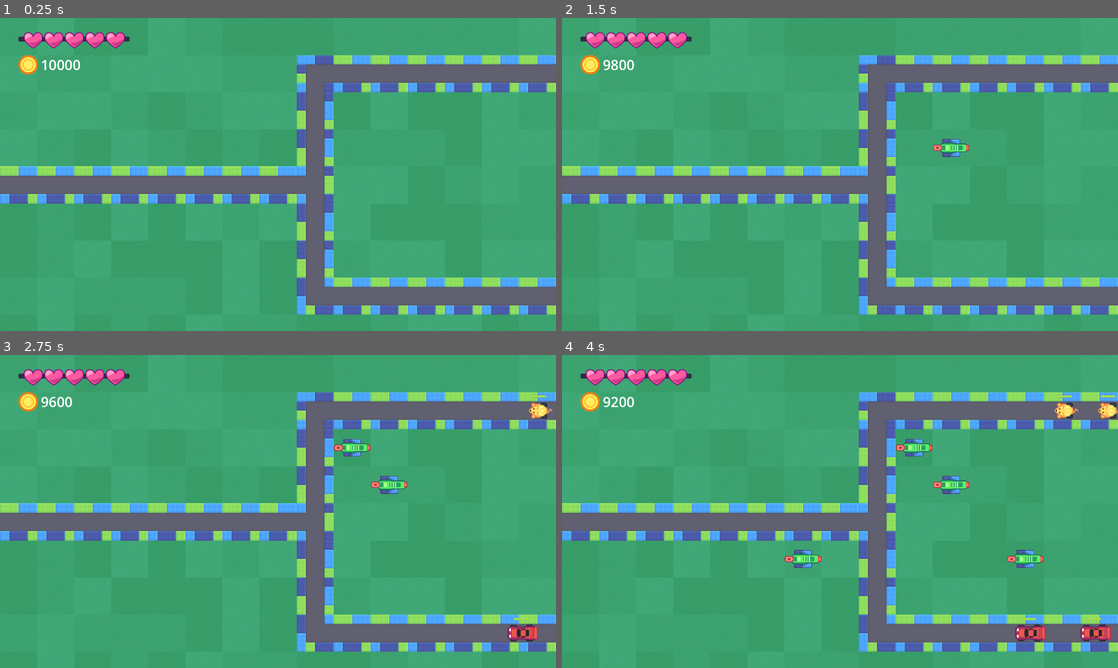
Above: before the commit, frames 1-4 (two rows, left to right).
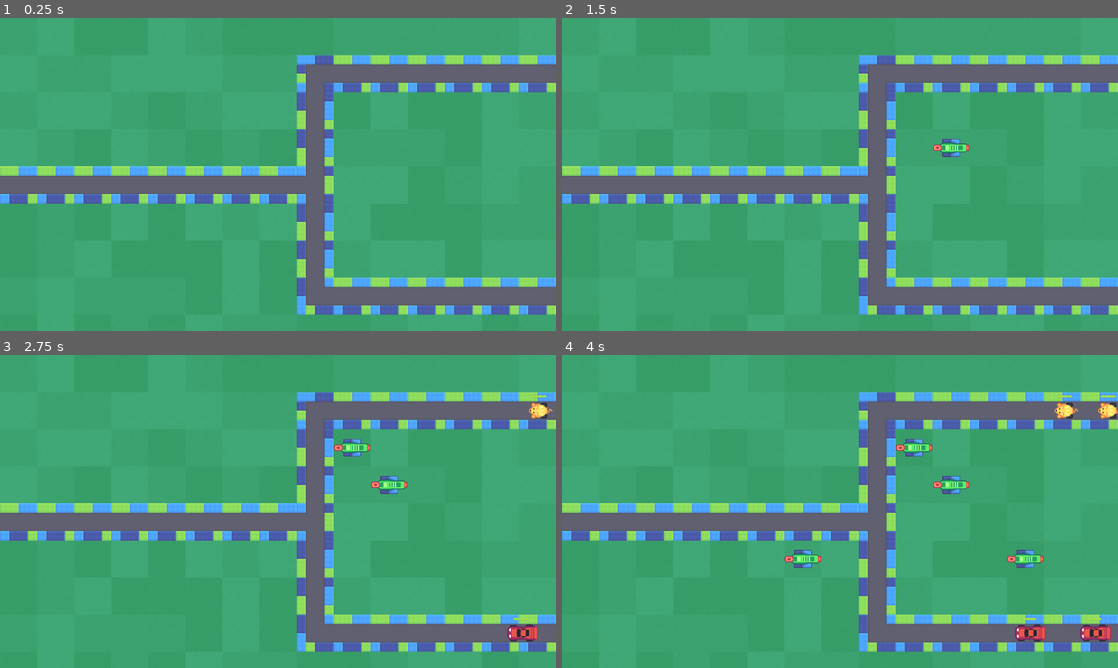
Above: after the commit, the same moments.

Repository: iguessfive/practice-2d-gamedev-with-godot-4
Game: Godot game, scene res://tower_defense.tscn
The game is run twice, just before and just after one commit, with the same random seed, the same clock (stepped at 60 frames per second) and the same inputs.
Inputs (mouse positions are in pixels of both pictures, inside the frame that each line leads up to):
- Up to frame 1 (0.25 s): no input
- Up to frame 2 (1.5 s): tap Enter at 0.5 s; move the mouse to (962, 158) at 0.52 s; press the mouse at (962, 158) at 0.53 s; tap Space at 0.77, 1.25 s; move the mouse to (728, 190) at 1.27 s; release the mouse at (728, 190) at 1.28 s; tap Z at 1.35 s; click (728, 190) at 1.42 s
- Up to frame 3 (2.75 s): tap Space at 1.52 s; move the mouse to (333, 442) at 2.02 s; press the mouse at (333, 442) at 2.03 s
- Up to frame 4 (4 s): move the mouse to (812, 574) at 2.77 s; release the mouse at (812, 574) at 2.78 s; tap Z at 2.85 s; click (812, 574) at 2.92 s; tap Space at 3.02, 3.77 s; move the mouse to (1006, 558) at 3.52 s; press the mouse at (1006, 558) at 3.53 s

The runs differ from the first frame. In frame 1, 1.0% of the frame differs, in the area x 3-24%, y 4-18%; in frame 2, 1.0%; in frame 3, 1.0%; in frame 4, 1.0%.

Commit message:
Added module 13 workbook

Diff:
--- a/M12.tower_defense_upgrades_workbook/autoload/player_ui.tscn
+++ b/M12.tower_defense_upgrades_workbook/autoload/player_ui.tscn
@@ -9,6 +9,7 @@
 font_size = 48
 
 [node name="PlayerUI" type="Control"]
+visible = false
 z_index = 100
 layout_mode = 3
 anchors_preset = 15
--- /dev/null
+++ b/M12.tower_defense_upgrades_workbook/ui/cross_large.svg
@@ -0,0 +1,7 @@
+<svg width="32" height="32" xmlns="http://www.w3.org/2000/svg" xmlns:xlink="http://www.w3.org/1999/xlink">
+  <defs/>
+  <g>
+    <path stroke="none" fill="#000000" d="M8.7 2.85 L16 10.15 23.3 2.85 Q24 2 25.45 2 26.65 1.9 27.6 2.85 L29.05 4.35 28.9 4.25 Q29.95 5.15 29.95 6.5 L29.95 6.75 Q29.8 7.9 29.05 8.6 L21.75 15.95 29.2 23.4 Q29.95 24.05 30 25.3 30.15 26.6 29.3 27.6 L29.15 27.75 27.65 29.2 Q26.7 30.15 25.3 30 24.05 29.95 23.4 29.2 L23.4 29.15 16 21.75 8.6 29.2 Q7.85 29.95 6.7 30 5.15 30.15 4.3 29.2 L2.85 27.75 2.75 27.6 Q1.85 26.6 2 25.3 2.05 24.05 2.85 23.4 L10.25 15.95 2.95 8.6 2.95 8.65 Q2.2 7.95 2.05 6.75 L2.05 6.5 Q2.05 5.2 2.9 4.35 L4.35 2.85 4.5 2.75 Q5.45 1.9 6.55 2 7.95 2 8.7 2.85 M24.8 27.75 L25.5 28 26.25 27.75 27.75 26.3 28 25.5 27.75 24.8 18.9 15.95 27.6 7.2 27.95 6.5 Q27.95 6.05 27.6 5.75 L26.15 4.25 Q25.85 3.95 25.45 4 24.95 4 24.7 4.25 L16 13 7.25 4.25 Q7 4 6.55 4 6.15 3.95 5.8 4.25 L4.35 5.75 Q4.05 6.05 4.05 6.5 L4.35 7.2 13.05 15.95 4.25 24.8 Q4 25.05 4 25.5 3.95 25.95 4.25 26.3 L5.7 27.75 Q6 28.05 6.5 28 L7.15 27.75 16 18.9 24.8 27.75"/>
+    <path stroke="none" fill="#FFFFFF" d="M24.8 27.75 L16 18.9 7.15 27.75 6.5 28 Q6 28.05 5.7 27.75 L4.25 26.3 Q3.95 25.95 4 25.5 4 25.05 4.25 24.8 L13.05 15.95 4.35 7.2 4.05 6.5 Q4.05 6.05 4.35 5.75 L5.8 4.25 Q6.15 3.95 6.55 4 7 4 7.25 4.25 L16 13 24.7 4.25 Q24.95 4 25.45 4 25.85 3.95 26.15 4.25 L27.6 5.75 Q27.95 6.05 27.95 6.5 L27.6 7.2 18.9 15.95 27.75 24.8 28 25.5 27.75 26.3 26.25 27.75 25.5 28 24.8 27.75"/>
+  </g>
+</svg>
--- /dev/null
+++ b/M12.tower_defense_upgrades_workbook/ui/turret_stats_ui.tscn
@@ -0,0 +1,92 @@
+[gd_scene load_steps=5 format=3 uid="uid://bg8hwpl82sqni"]
+
+[ext_resource type="Texture2D" uid="uid://cob6sxpo01uqa" path="res://ui/cross_large.svg" id="1_aqee1"]
+[ext_resource type="Texture2D" uid="uid://cv328i4tw2cc1" path="res://turrets/weapons/simple_cannon.png" id="1_pm86u"]
+[ext_resource type="Texture2D" uid="uid://28rkffksa53r" path="res://turrets/turret_base.png" id="2_u0ehe"]
+
+[sub_resource type="StyleBoxFlat" id="StyleBoxFlat_u0ehe"]
+content_margin_left = 10.0
+content_margin_top = 5.0
+content_margin_bottom = 10.0
+bg_color = Color(0.180392, 0.180392, 0.180392, 1)
+
+[node name="TurretStatsUI" type="Control"]
+layout_mode = 3
+anchors_preset = 0
+mouse_filter = 2
+
+[node name="VBoxContainer" type="VBoxContainer" parent="."]
+layout_mode = 1
+offset_right = 211.0
+offset_bottom = 279.0
+
+[node name="PanelContainer2" type="PanelContainer" parent="VBoxContainer"]
+custom_minimum_size = Vector2(0, 150)
+layout_mode = 2
+
+[node name="ExitTextureButton" type="TextureButton" parent="VBoxContainer/PanelContainer2"]
+layout_mode = 2
+size_flags_horizontal = 8
+texture_normal = ExtResource("1_aqee1")
+texture_pressed = ExtResource("1_aqee1")
+
+[node name="TextureRect" type="TextureRect" parent="VBoxContainer/PanelContainer2"]
+layout_mode = 2
+size_flags_horizontal = 4
+texture = ExtResource("2_u0ehe")
+stretch_mode = 5
+
+[node name="TextureRect" type="TextureRect" parent="VBoxContainer/PanelContainer2/TextureRect"]
+layout_mode = 1
+anchors_preset = 8
+anchor_left = 0.5
+anchor_top = 0.5
+anchor_right = 0.5
+anchor_bottom = 0.5
+offset_left = -63.0
+offset_top = -20.0
+offset_right = 63.0
+offset_bottom = 20.0
+grow_horizontal = 2
+grow_vertical = 2
+texture = ExtResource("1_pm86u")
+stretch_mode = 4
+
+[node name="PanelContainer" type="PanelContainer" parent="VBoxContainer"]
+layout_mode = 2
+size_flags_vertical = 3
+theme_override_styles/panel = SubResource("StyleBoxFlat_u0ehe")
+
+[node name="VBoxContainer" type="VBoxContainer" parent="VBoxContainer/PanelContainer"]
+layout_mode = 2
+theme_override_constants/separation = 8
+
+[node name="MaxDetectionInfoLabel" type="Label" parent="VBoxContainer/PanelContainer/VBoxContainer"]
+layout_mode = 2
+text = "Scanning Area: NaN"
+vertical_alignment = 1
+
+[node name="AttackRateInfoLabel" type="Label" parent="VBoxContainer/PanelContainer/VBoxContainer"]
+layout_mode = 2
+text = "Attack Rate: NaN"
+vertical_alignment = 1
+
+[node name="DamageInfoLabel" type="Label" parent="VBoxContainer/PanelContainer/VBoxContainer"]
+layout_mode = 2
+text = "Damage: NaN"
+vertical_alignment = 1
+
+[node name="HBoxContainer" type="HBoxContainer" parent="VBoxContainer"]
+layout_mode = 2
+
+[node name="UpgradeButton" type="Button" parent="VBoxContainer/HBoxContainer"]
+custom_minimum_size = Vector2(80, 0)
+layout_mode = 2
+size_flags_horizontal = 2
+text = "Upgrade"
+
+[node name="SellButton" type="Button" parent="VBoxContainer/HBoxContainer"]
+custom_minimum_size = Vector2(80, 0)
+layout_mode = 2
+size_flags_horizontal = 10
+text = "Sell"
Not shown, added: M12.tower_defense_upgrades_workbook/ui/cross_large.svg.import
Not shown, changed: .DS_Store
Not shown, added: M13.character_and_level_workbook/addons/gd-plug/plug.gd.uid
Not shown, added: M13.character_and_level_workbook/addons/gdpractice/assets/checkbox_empty.svg
Not shown, added: M13.character_and_level_workbook/addons/gdpractice/assets/checkbox_empty.svg.import
Not shown, added: M13.character_and_level_workbook/addons/gdpractice/assets/checkbox_ticked.svg
Not shown, added: M13.character_and_level_workbook/addons/gdpractice/assets/checkbox_ticked.svg.import
Not shown, added: M13.character_and_level_workbook/addons/gdpractice/assets/dash_border.png
Not shown, added: M13.character_and_level_workbook/addons/gdpractice/assets/dash_border.png.import
Not shown, added: M13.character_and_level_workbook/addons/gdpractice/assets/fonts/Inter-Bold.ttf
Not shown, added: M13.character_and_level_workbook/addons/gdpractice/assets/fonts/Inter-Bold.ttf.import
Not shown, added: M13.character_and_level_workbook/addons/gdpractice/assets/fonts/Inter-BoldItalic.otf
(and 189 more such lines)
